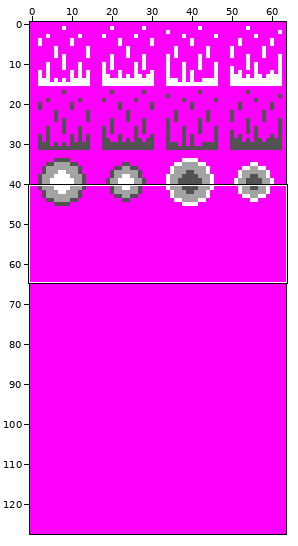
File history of a sprite sheet, data/entities.ch.png. The picture above shows the old version from afar; the outline marks the close-up.
Close-up. Earlier state:
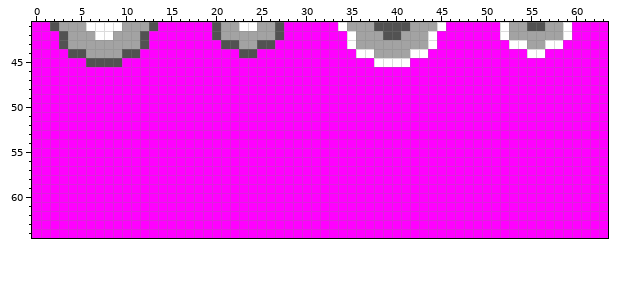
The file is 64x128 pixels. Shown: x 0..63, y 41..64.
After:
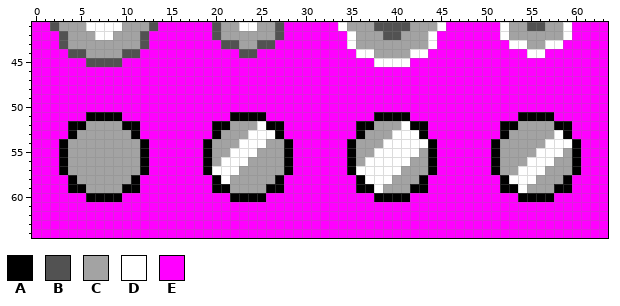
Palette (. is transparent): A #000000  B #525252  C #a3a3a3  D #ffffff  E #ff00ff
The edit:
y 51: x 6..9 EEEE -> AAAA; x 22..25 EEEE -> AAAA; x 38..41 EEEE -> AAAA; x 54..57 EEEE -> AAAA
y 52: x 4..11 EEEEEEEE -> AACCCCAA; x 20..27 EEEEEEEE -> AACCCDAA; x 36..43 EEEEEEEE -> AACCCDAA; x 52..59 EEEEEEEE -> AACCCCAA
y 53: x 4..11 EEEEEEEE -> ACCCCCCA; x 20..27 EEEEEEEE -> ACCCDDDA; x 36..43 EEEEEEEE -> ACCCDDDA; x 52..59 EEEEEEEE -> ACCCCCDA
y 54: x 3..12 EEEEEEEEEE -> ACCCCCCCCA; x 19..28 EEEEEEEEEE -> ACCCDDDCCA; x 35..44 EEEEEEEEEE -> ACCCDDDDDA; x 51..60 EEEEEEEEEE -> ACCCCCDDDA
y 55: x 3..12 EEEEEEEEEE -> ACCCCCCCCA; x 19..28 EEEEEEEEEE -> ACCDDDCCCA; x 35..44 EEEEEEEEEE -> ACCDDDDDCA; x 51..60 EEEEEEEEEE -> ACCCCDDDCA
y 56: x 3..12 EEEEEEEEEE -> ACCCCCCCCA; x 19..28 EEEEEEEEEE -> ACDDDCCCCA; x 35..44 EEEEEEEEEE -> ACDDDDDCCA; x 51..60 EEEEEEEEEE -> ACCCDDDCCA
y 57: x 3..12 EEEEEEEEEE -> ACCCCCCCCA; x 19..28 EEEEEEEEEE -> ADDDCCCCCA; x 35..44 EEEEEEEEEE -> ADDDDDCCCA; x 51..60 EEEEEEEEEE -> ACCDDDCCCA
y 58: x 4..11 EEEEEEEE -> ACCCCCCA; x 20..27 EEEEEEEE -> ADCCCCCA; x 36..43 EEEEEEEE -> ADDDCCCA; x 52..59 EEEEEEEE -> ADDDCCCA
y 59: x 4..11 EEEEEEEE -> AACCCCAA; x 20..27 EEEEEEEE -> AACCCCAA; x 36..43 EEEEEEEE -> AADCCCAA; x 52..59 EEEEEEEE -> AADCCCAA
y 60: x 6..9 EEEE -> AAAA; x 22..25 EEEE -> AAAA; x 38..41 EEEE -> AAAA; x 54..57 EEEE -> AAAA
Where, in picture pixels (left, top, right, bottom), the same in both close-ups:
changed: (59, 112, 149, 202)
changed: (203, 112, 293, 202)
changed: (347, 112, 437, 202)
changed: (491, 112, 581, 202)
